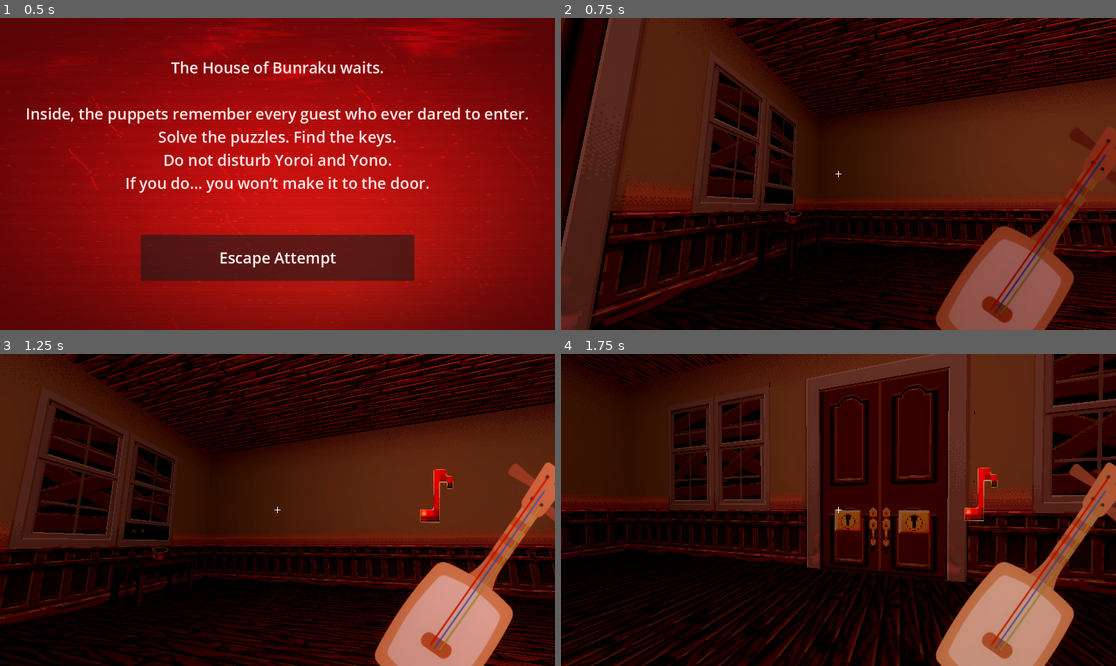
Above: before the commit, frames 1-4 (two rows, left to right).
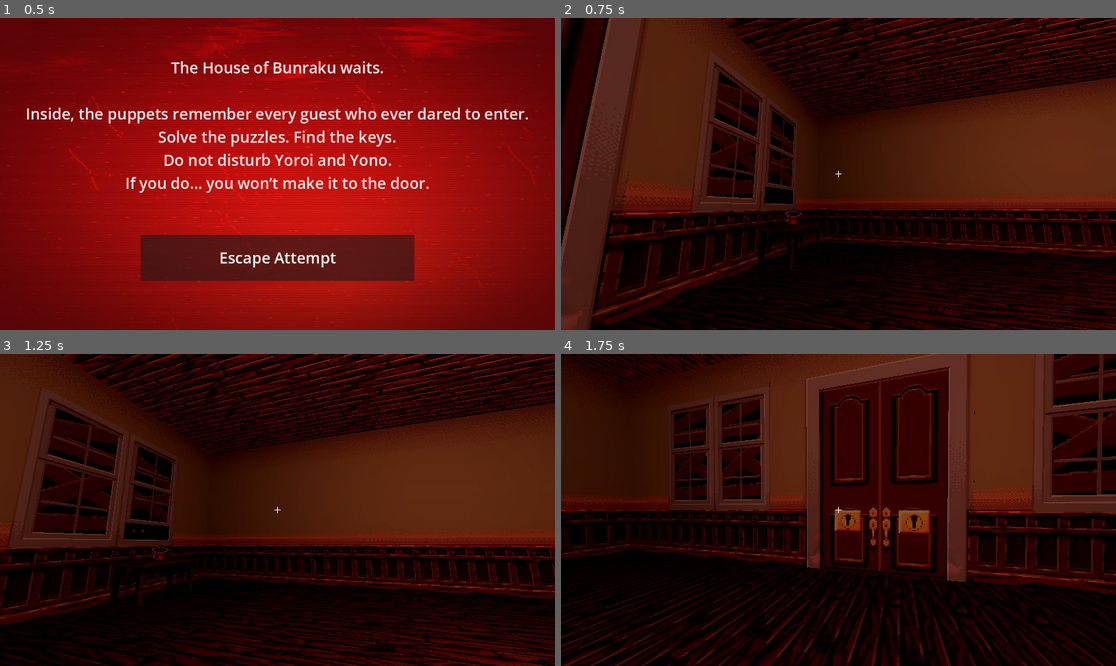
Above: after the commit, the same moments.

Repository: RianShinozaki/MansionOfBunraku
Game: Godot game, scene res://Maps/Menu/StartScreen.tscn
Two runs of this game, one before a commit and one after it. Both use one fixed random seed, a clock stepped at 60 frames per second and the inputs below. Sound files missing from this copy of the repository are replaced by a short silence.
Inputs (mouse positions are in pixels of both pictures, inside the frame that each line leads up to):
- Up to frame 1 (0.5 s): no input
- Up to frame 2 (0.75 s): tap Enter at 0.5 s; move the mouse to (960, 158) at 0.52 s; hold D (Right) from 0.53 s (still down); tap E at 0.6 s; click (960, 158) at 0.67 s
- Up to frame 3 (1.25 s): keep holding D (Right); tap 1 at 0.8 s
- Up to frame 4 (1.75 s): move the mouse to (810, 510) at 1.27 s; release D (Right) at 1.28 s; hold W (Forward) from 1.28 s (still down); tap 1 at 1.35 s; tap 2 at 1.55 s

Frame 1 is identical in both runs. In frame 2, 7.0% of the frame differs, in the area x 67-100%, y 34-100%; in frame 3, 8.0%; in frame 4, 8.0%.

Commit message:
shamisen pick up logic

Diff:
--- a/Objects/Items/music_note.tscn
+++ b/Objects/Items/music_note.tscn
@@ -7,6 +7,7 @@
 [ext_resource type="AudioStream" uid="uid://5jdqbii4w0ax" path="res://Audio/string-three.mp3" id="4_yonok"]
 
 [node name="MusicNote" type="Sprite3D"]
+shaded = true
 texture = ExtResource("1_k2vg5")
 script = ExtResource("1_tfkay")
 
--- a/Objects/Items/shamisen.tscn
+++ b/Objects/Items/shamisen.tscn
@@ -3,16 +3,16 @@
 [ext_resource type="Texture2D" uid="uid://c1q2sit48nbvf" path="res://Art Assets/shamisen.png" id="1_k520w"]
 [ext_resource type="Script" uid="uid://tk7nyllfewuj" path="res://Scripts/Items/shamisen.gd" id="1_x51mr"]
 
-[sub_resource type="BoxShape3D" id="BoxShape3D_2s4q5"]
-size = Vector3(0.25, 0.6, 0.07)
+[sub_resource type="BoxShape3D" id="BoxShape3D_x51mr"]
 
-[node name="Shamisen" type="RigidBody3D" groups=["Item"]]
+[node name="Shamisen" type="RigidBody3D" groups=["Item", "Shamisen"]]
 visible = false
 collision_layer = 4
+collision_mask = 5
 script = ExtResource("1_x51mr")
 
 [node name="CollisionShape3D" type="CollisionShape3D" parent="."]
-shape = SubResource("BoxShape3D_2s4q5")
+shape = SubResource("BoxShape3D_x51mr")
 
 [node name="Sprite3D" type="Sprite3D" parent="."]
 transform = Transform3D(0.09181327, 0, 0, 0, 0.10838639, 0, 0, 0, 10.603248, 0, 0, 0)
--- a/Scripts/Entities/Player/player.gd
+++ b/Scripts/Entities/Player/player.gd
@@ -73,7 +73,7 @@
 			drop_held_object()
 
 		# Toggle Shamisen Visibility
-		if event.pressed and event.keycode == KEY_E:
+		if event.pressed and event.keycode == KEY_E and holding_shamisen:
 			toggle_shamisen = not toggle_shamisen
 			$Camera3D/Shamisen.visible = toggle_shamisen
 			if held_object:
@@ -114,6 +114,13 @@
 	#Drop current object instead of picking up another
 	if held_object:
 		drop_held_object()
+		return
+
+	if object.is_in_group("Shamisen"):
+		holding_shamisen = true
+		toggle_shamisen = true
+		$Camera3D/Shamisen.visible = toggle_shamisen
+		object.queue_free()
 		return
 
 	#Check if the object can be picked up
--- a/Scripts/Items/shamisen.gd
+++ b/Scripts/Items/shamisen.gd
@@ -2,6 +2,12 @@
 
 var NoteScene = preload("res://Objects/Items/music_note.tscn")
 var note_sequence = []
+
+var appeasement_sequence = [1,3,1,2]
+var last_played: float = 0.0
+
+func _process(delta: float) -> void:
+	last_played += delta
 
 func _physics_process(_delta: float) -> void:
 	position = Vector3(0.2, -0.07, -0.2)
@@ -10,6 +16,7 @@
 
 func append_note(note):
 	note_sequence.append(note)
+	last_played = 0.0
 
 	var note_instance = NoteScene.instantiate()
 	add_child(note_instance)
@@ -18,10 +25,12 @@
 	if note_sequence.size() > 4:
 		note_sequence.pop_front()
 
-
 	print(note_sequence)
 
 	# if near a password puzzle:
 		# if puzzle has get_password():
 			# if note_sequence == puzzle.get_password():
 				# PUZZLE.unlock()
+
+func is_appeased() -> bool:
+	return note_sequence == appeasement_sequence and last_played <= 3.0
--- a/project.godot
+++ b/project.godot
@@ -26,6 +26,7 @@
 Meat=""
 Item=""
 Cat=""
+Shamisen=""
 
 [input]
 
